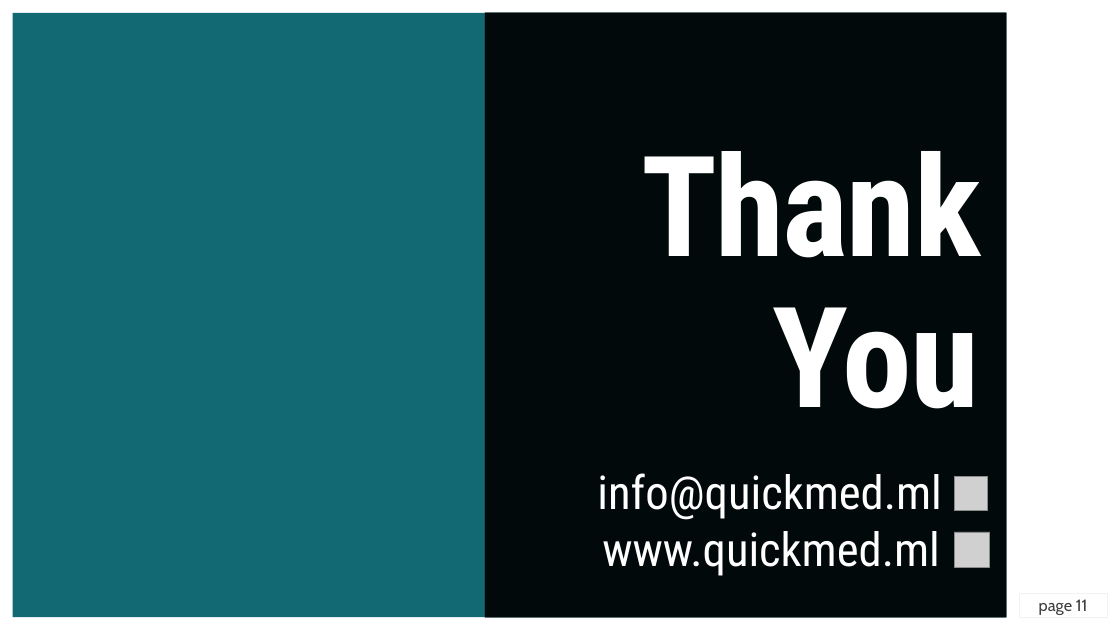
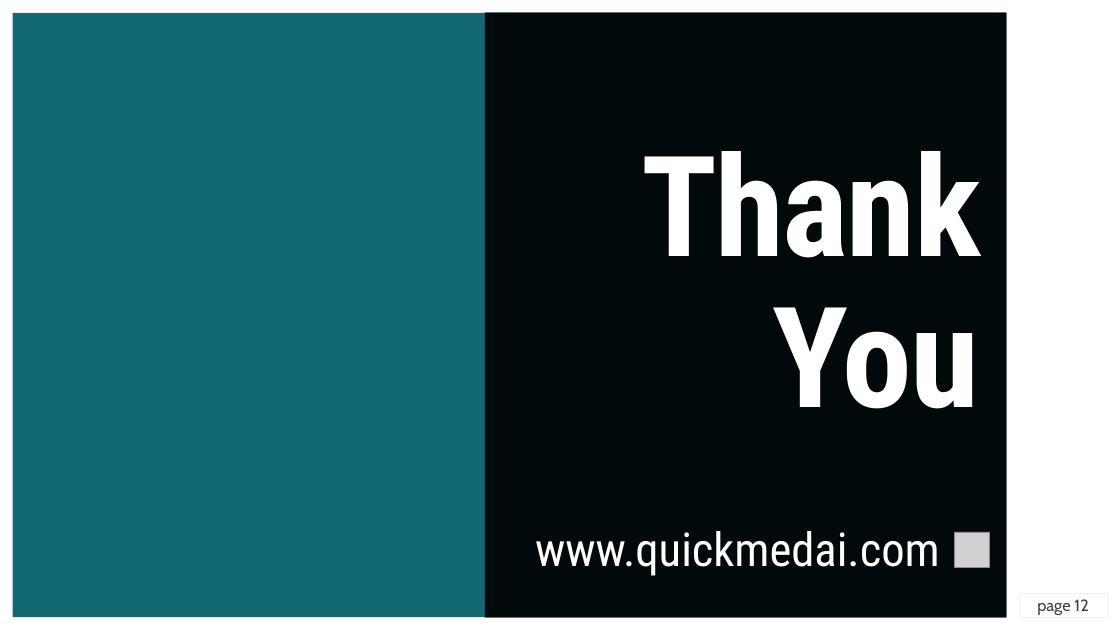
Before and after one commit to LordGhostX/QuickMed, a slide deck: slide 12 of slide/QuickMed.pptx (slide 11 before the commit). Drawn at 1120x630 pixels with LibreOffice and Linux fonts; fonts in the diff are those of the drawing; grey boxes stand for pictures; background and template pictures are left out. Boxes give left, top, right and bottom in pixels: in the first picture for what was removed or moved away, otherwise in the second. Text is boxed around its words. In the diff, an @@ line names an element or a change of style, - is before the commit and + after.

Commit message:
edited slides

```diff
--- a/slide/QuickMed.pptx
+++ b/slide/QuickMed.pptx
@@ text removed at [597,473,941,520] @@
-info@quickmed.ml
@@ picture removed at [954,477,988,511] @@
@@ text at [535,531,940,576]: text changed @@
-www.quickmed.ml
+www.quickmedai.com
@@ page number at [1037,599,1088,615]: text changed @@
-page 11
+page 12
```
Also in this commit, not shown: 1 other slide changed, 1 slide added.
